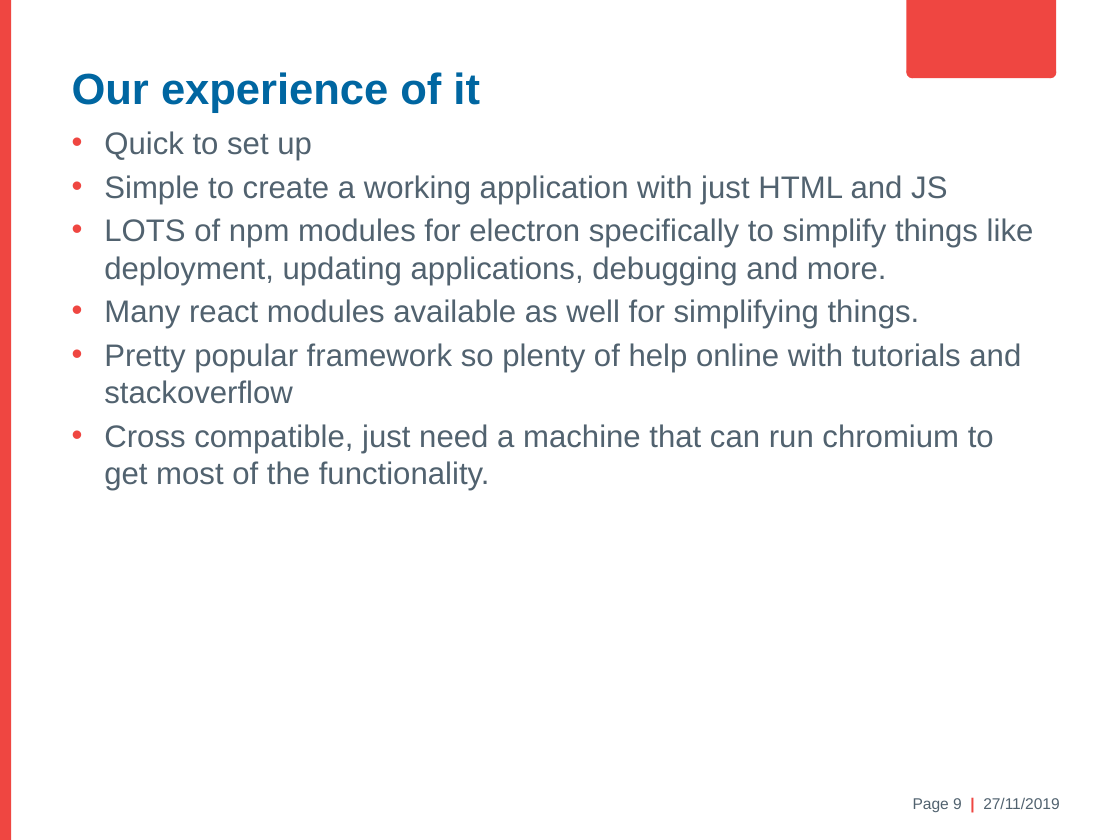
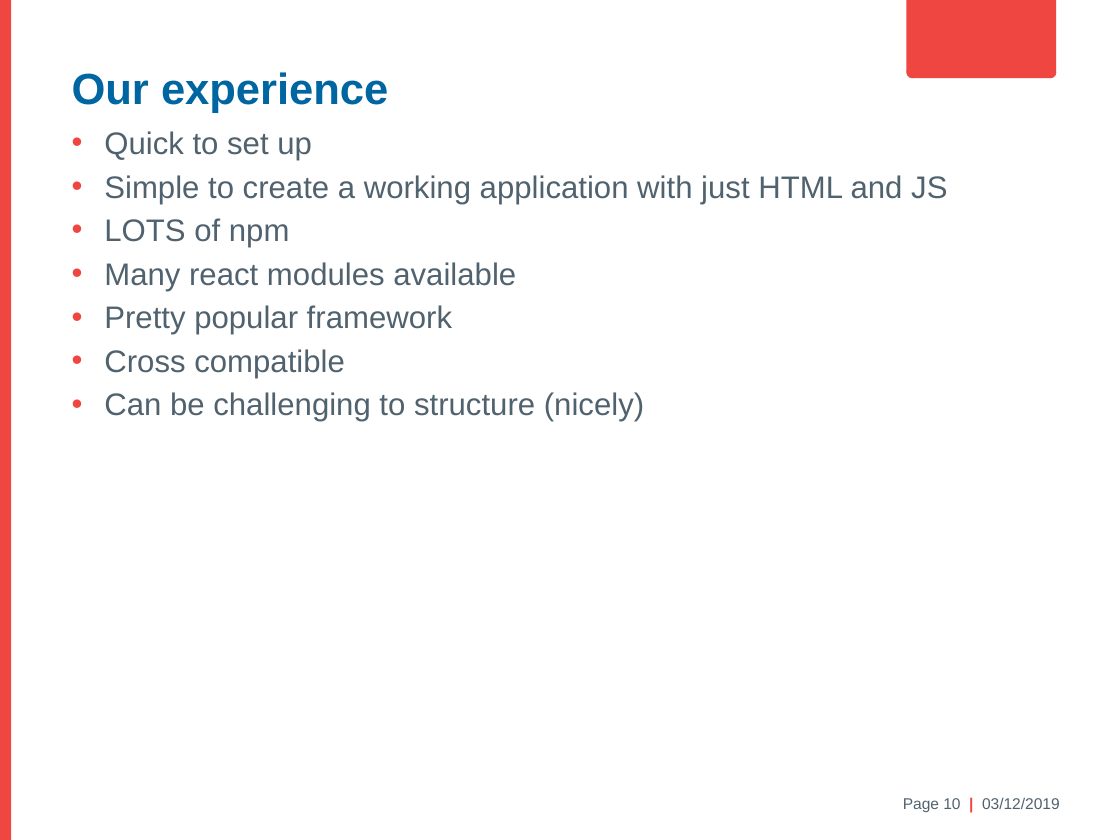
Before and after one commit to antonmaeso/HastingsPier, a slide deck: slide 10 of Electron Brownbag.pptx (slide 9 before the commit). Drawn at 1120x840 pixels with LibreOffice and Linux fonts; fonts in the diff are those of the drawing; background and template pictures are left out. Boxes give left, top, right and bottom in pixels: in the first picture for what was removed or moved away, otherwise in the second. Text is boxed around its words. In the diff, an @@ line names an element or a change of style, - is before the commit and + after.

```diff
--- a/Electron Brownbag.pptx
+++ b/Electron Brownbag.pptx
@@ text at bbox=[72, 72, 388, 113]: text changed @@
-Our experience of it
+Our experience
@@ text at bbox=[104, 218, 644, 422]: text changed @@
-• LOTS of npm modules for electron specifically to simplify things like deployment, updating applications, debugging and more.
-• Many react modules available as well for simplifying things.
-• Pretty popular framework so plenty of help online with tutorials and stackoverflow
-• Cross compatible, just need a machine that can run chromium to get most of the functionality.
+• LOTS of npm
+• Many react modules available
+• Pretty popular framework
+• Cross compatible
+• Can be challenging to structure (nicely)
@@ text at bbox=[903, 797, 1060, 812]: text changed @@
-Page 9 | 27/11/2019
+Page 10 | 03/12/2019
```
Also in this commit, not shown: 6 other slides changed.
